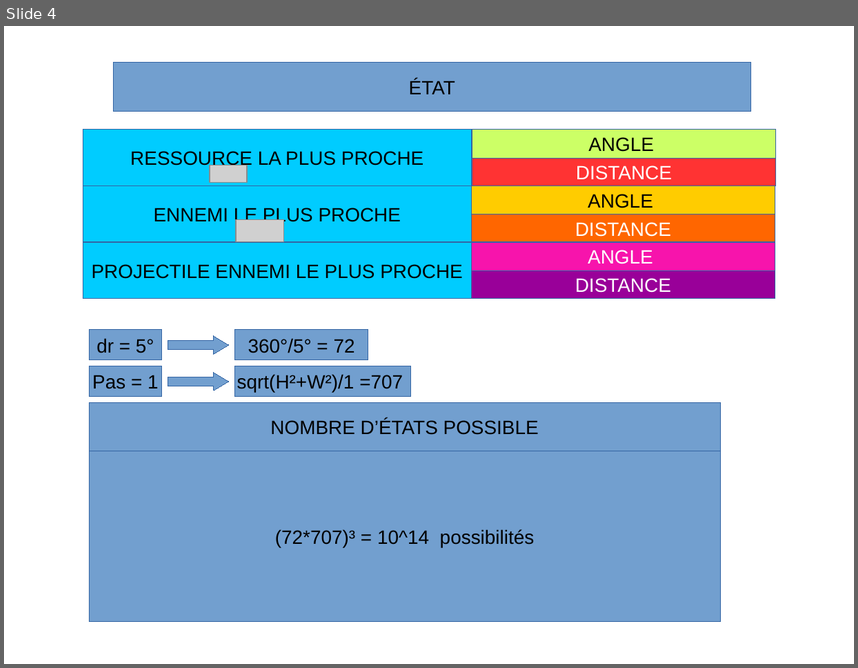
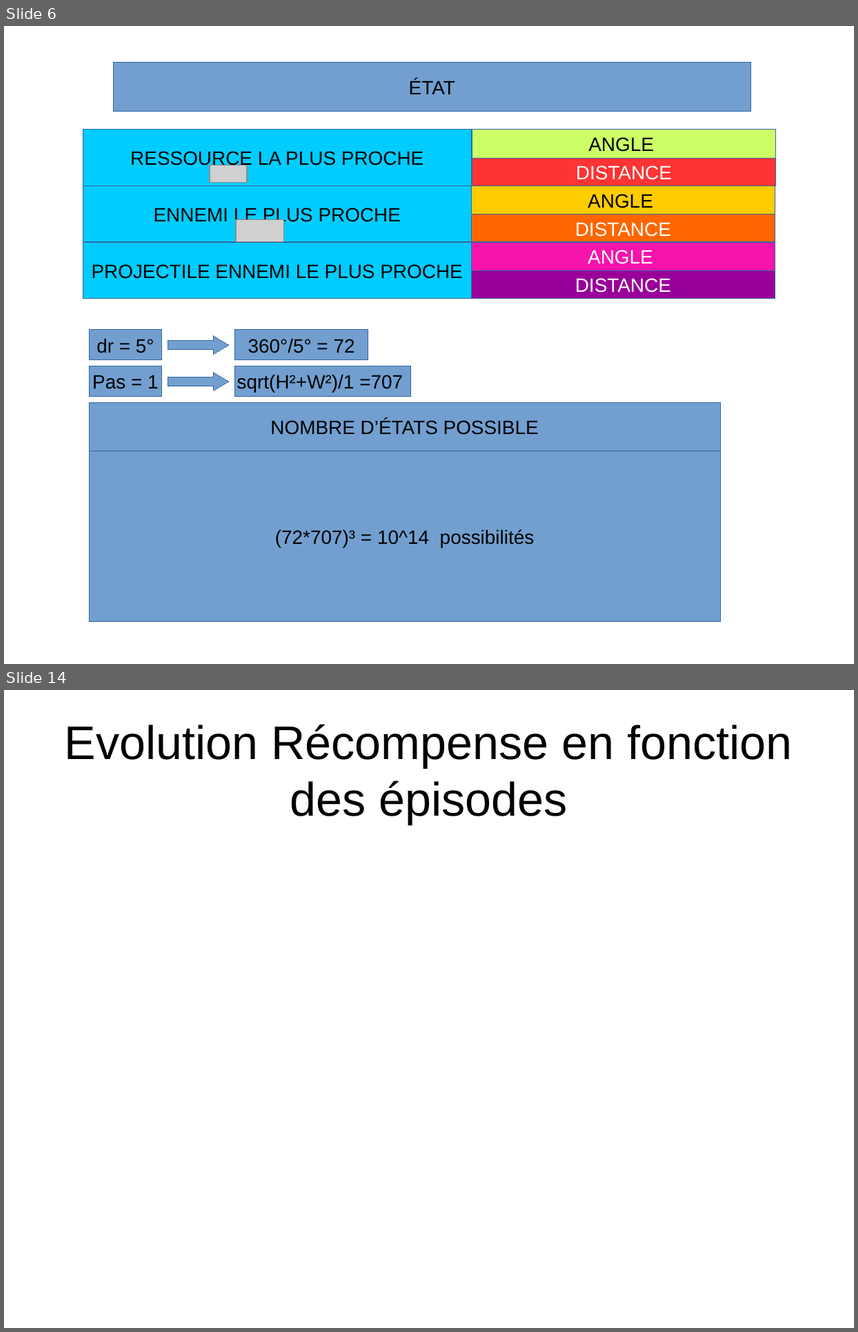
Before and after one commit to pfpimenta/projet_majeure, a slide deck: Presentation.odp. Shown one above the other, each under a label of ours: slide 4 before the commit, slides 6 and 14 after it; the slides between them are not shown. The pictures are 858x668 and 858x1332 pixels, drawn with LibreOffice and Linux fonts; fonts in the diff are those of the drawing; grey boxes stand for pictures; background and template pictures are left out. Boxes give left, top, right and bottom in pixels: in the first picture for what was removed or moved away, otherwise in the second. Text is boxed around its words. In the diff, an @@ line names an element or a change of style, - is before the commit and + after.

```diff
--- a/Presentation.odp
+++ b/Presentation.odp
@@ slide 14 added at (x1=4, y1=690, x2=854, y2=1328), background #FFFFFF @@
@@ title added at (x1=65, y1=724, x2=792, y2=824), 44 pt, text #000000 @@
+Evolution Récompense en fonction des épisodes
@@ what was slide 4 is now slide 6 @@
```
Also in this commit, not shown: 1 slide changed, 8 other slides added.
